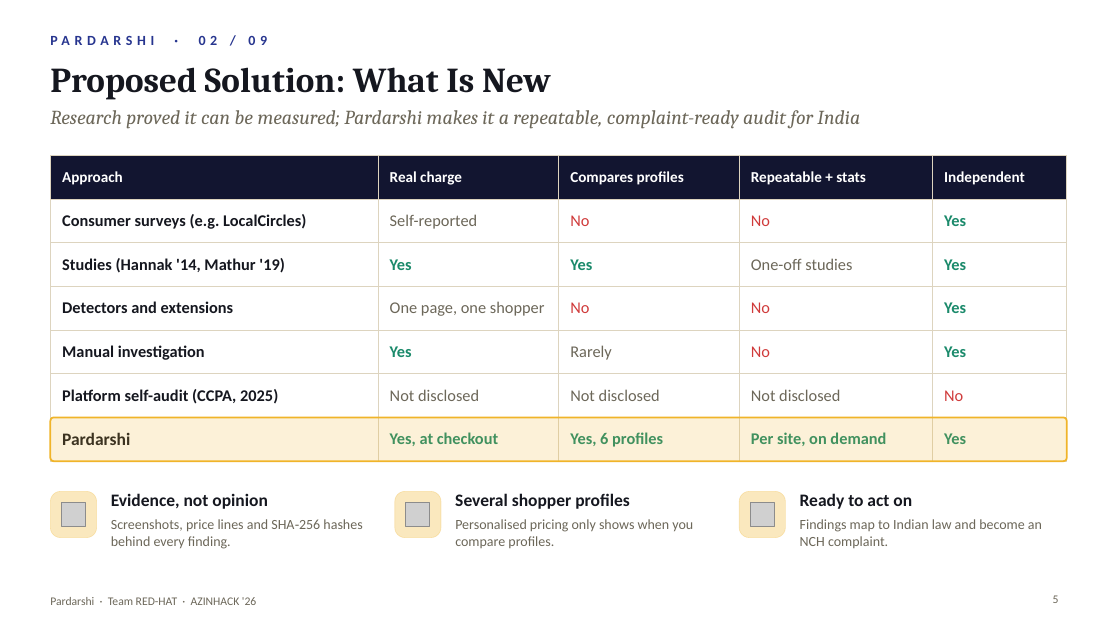
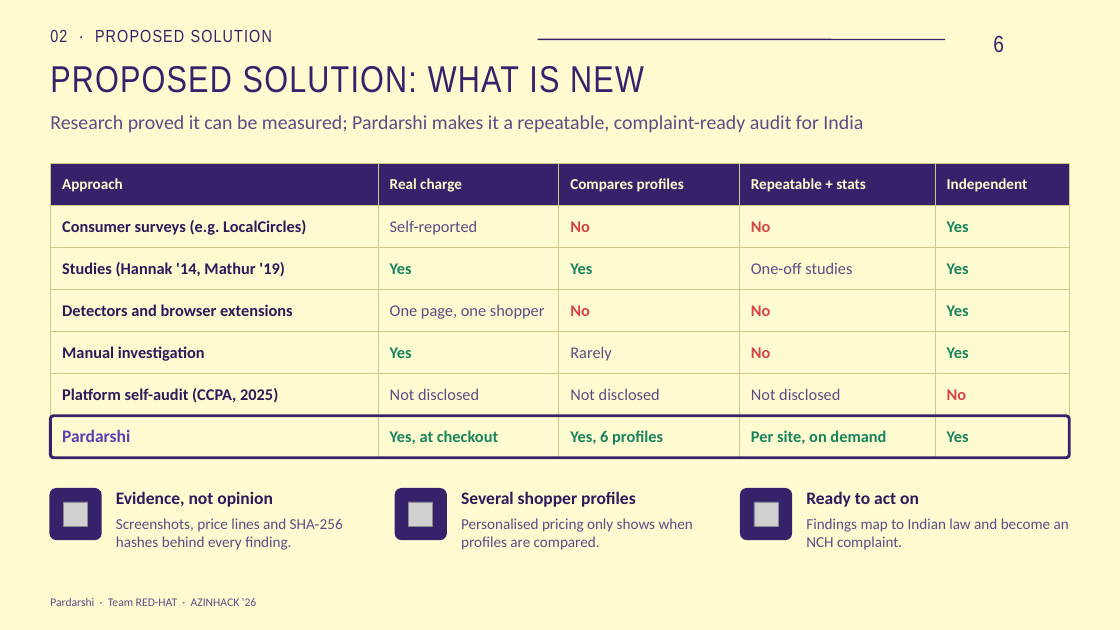
Before and after one commit to mathurojus/Pardarshi, a slide deck: slide 6 of docs/Pardarshi_RED-HAT.pptx (slide 5 before the commit). Drawn at 1120x630 pixels with LibreOffice and Linux fonts; fonts in the diff are those of the drawing; grey boxes stand for pictures; background and template pictures are left out. Boxes give left, top, right and bottom in pixels: in the first picture for what was removed or moved away, otherwise in the second. Text is boxed around its words. In the diff, an @@ line names an element or a change of style, - is before the commit and + after.

```diff
--- a/docs/Pardarshi_RED-HAT.pptx
+++ b/docs/Pardarshi_RED-HAT.pptx
@@ background #FFFFFF to picture (left out) @@
@@ text at [50, 29, 272, 42]: text changed; size 12 to 15 pt; font Calibri to Arial Narrow; text colour #27358F to #36226B; bold off @@
-PARDARSHI · 02 / 09
+02 · PROPOSED SOLUTION
@@ text "02 · PROPOSED SOLUTION" at [50, 29, 272, 42]: vertical alignment middle to top @@
@@ line added from (538, 39) to (945, 39), #36226B 1.25 pt @@
@@ page number added at [993, 35, 1004, 52], 20 pt, text #36226B @@
+6
@@ title at [50, 66, 644, 93]: text changed; size 30 to 32 pt; font Cambria to Arial Narrow; text colour #15171F to #36226B; bold off @@
-Proposed Solution: What Is New
+PROPOSED SOLUTION: WHAT IS NEW
@@ text "Research proved it can be ..." at [50, 115, 863, 132]: font Cambria to Calibri, text colour #6C6759 to #5C4C86, italic off @@
@@ table at [50, 164, 1070, 449] @@
-row 4, column 1: Detectors and extensions
+row 4, column 1: Detectors and browser extensions
@@ fill #121530 to #36226B in row 1 @@
@@ fill #FFFFFF to #FFFBD0 in 30 cells @@
@@ text colour #FFFFFF to #FFFBD0 in "Approach", "Real charge", "Compares profiles", "Repeatable + stats" and 1 more places @@
@@ text colour #15171F to #2B1A5C in "Consumer surveys (e.g. LocalCircles)", "Studies (Hannak '14, Mathur '19)", "Manual investigation", "Platform self-audit (CCPA, 2025)" @@
@@ text colour #6C6759 to #5C4C86 in "Self-reported", "One-off studies", "One page, one shopper", "Rarely" and 3 more places @@
@@ text colour #D03B3B to #D64545, bold on in "No", "No", "No", "No" and 2 more places @@
@@ text colour #1B8A6B to #17845F in "Yes", "Yes", "Yes", "Yes" and 7 more places @@
@@ text colour #15171F to #5A3FB5 in "Pardarshi" @@
@@ borders changed @@
@@ table: place and size @@
-table at [50, 155, 1067, 451]
+table at [50, 164, 1070, 449]
@@ rounded rectangle at [50, 416, 1070, 458]: fill #F0B429 at 18% opacity to none; outline #F0B429 1.5 pt to #36226B 2.5 pt; proportions changed @@
@@ rounded rectangle: place and size @@
-rounded rectangle at [50, 492, 97, 538]
+rounded rectangle at [50, 489, 101, 539]
@@ rounded rectangle: place and size @@
-rounded rectangle at [395, 492, 441, 538]
+rounded rectangle at [396, 489, 446, 539]
@@ picture: place and size @@
-picture at [406, 502, 430, 527]
+picture at [409, 502, 434, 527]
@@ fill #F0B429 at 30% opacity to #36226B; outline #F0B429 0.5 pt to #36226B 1.5 pt; proportions changed in 3 elements at [50, 489, 101, 539], [396, 489, 446, 539], [741, 489, 791, 539] @@
@@ rounded rectangle: place and size @@
-rounded rectangle at [739, 492, 786, 538]
+rounded rectangle at [741, 489, 791, 539]
@@ picture: place and size @@
-picture at [750, 502, 775, 527]
+picture at [755, 502, 779, 527]
@@ text colour #15171F to #2B1A5C in 3 elements at [116, 491, 273, 507], [461, 491, 636, 507], [806, 491, 919, 507] @@
@@ text "Screenshots, price lines and SHA‑256 ..." at [116, 518, 343, 550]: size 12 to 13 pt, text colour #6C6759 to #5C4C86 @@
@@ text at [461, 518, 693, 550]: text changed; size 12 to 13 pt; text colour #6C6759 to #5C4C86 @@
-Personalised pricing only shows when you compare profiles.
+Personalised pricing only shows when profiles are compared.
@@ text "Findings map to Indian law ..." at [806, 518, 1069, 550]: size 12 to 13 pt, text colour #6C6759 to #5C4C86 @@
@@ text "Pardarshi · Team RED-HAT · ..." at [50, 598, 256, 606]: text colour #6C6759 to #5C4C86 @@
@@ page number removed at [1053, 595, 1059, 603] @@
-5
```
Also in this commit, not shown: 15 other slides changed, 2 slides added, 21 other files.
